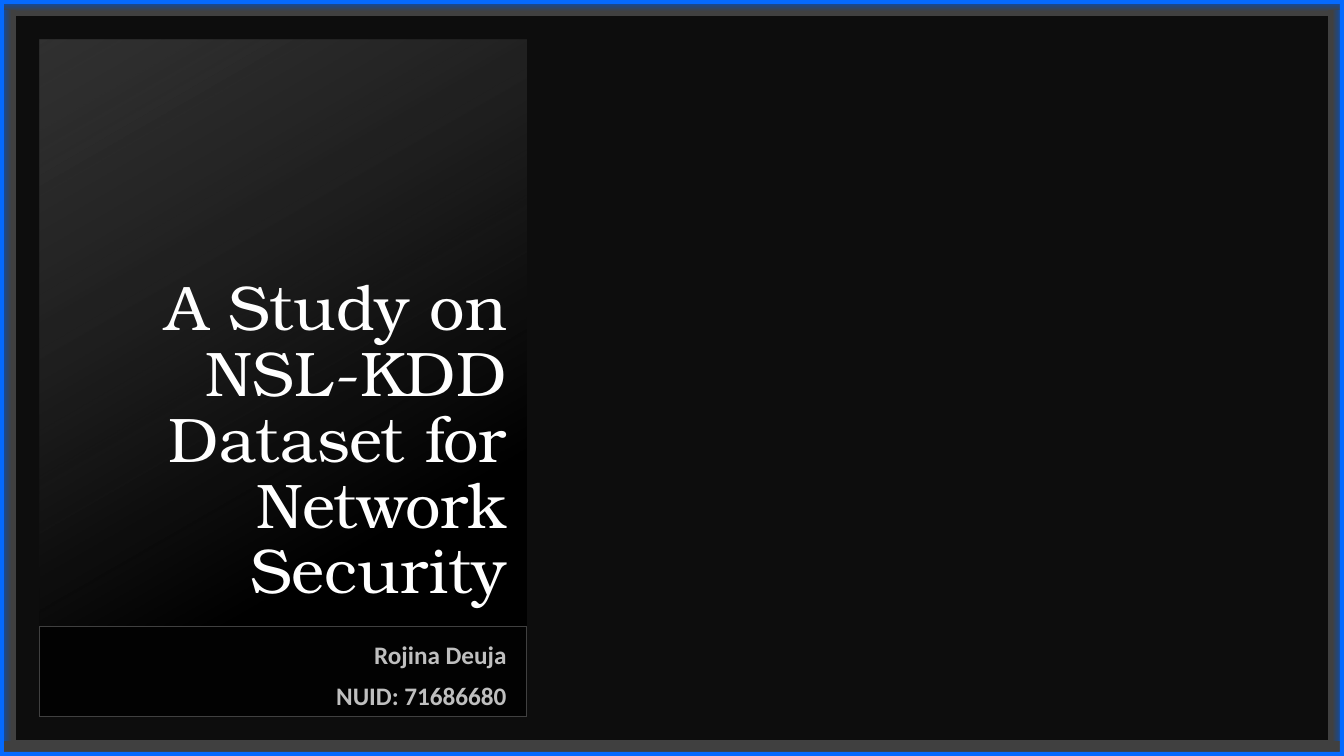
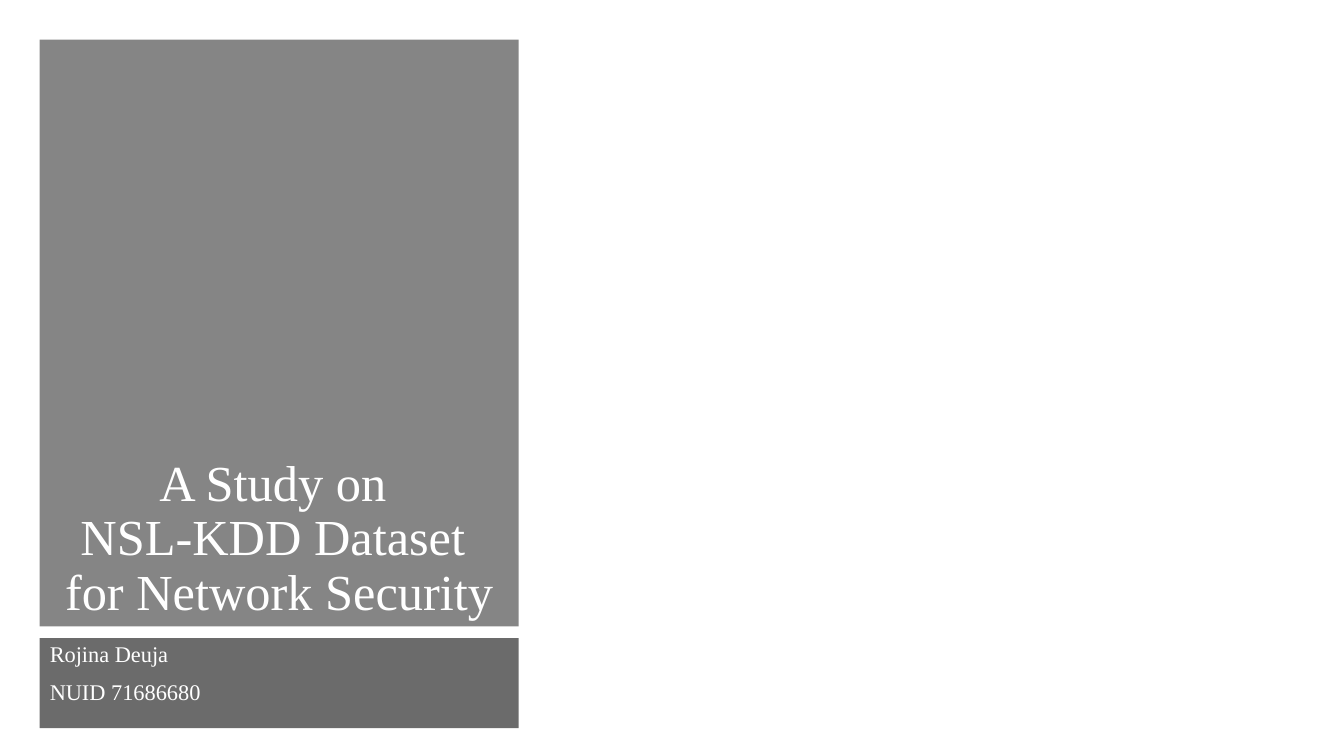
Before and after one commit to rojinadeuja/NSL-KDD-Network-Security, a slide deck: slide 1 of NSL_KDD_Network_Security_Analysis.pptx. Drawn at 1344x756 pixels with LibreOffice and Linux fonts; fonts in the diff are those of the drawing; background and template pictures are left out. Boxes give left, top, right and bottom in pixels: in the first picture for what was removed or moved away, otherwise in the second. Text is boxed around its words. In the diff, an @@ line names an element or a change of style, - is before the commit and + after.

Commit message:
Add title slide

```diff
--- a/NSL_KDD_Network_Security_Analysis.pptx
+++ b/NSL_KDD_Network_Security_Analysis.pptx
@@ rectangle removed at [0, 0, 1344, 16] @@
@@ rectangle removed at [0, 10, 16, 741] @@
@@ freeform shape removed at [0, 0, 1344, 756] @@
@@ rectangle removed at [1329, 10, 1344, 741] @@
@@ title "A Study on NSL-KDD Dataset ...": place and size @@
-title "A Study on NSL-KDD Dataset ..." at [39, 39, 526, 626]
+title "A Study on NSL-KDD Dataset ..." at [39, 39, 518, 626]
@@ title "A Study on NSL-KDD Dataset ..." at [39, 39, 518, 626]: size 45 to 36 pt, font TeX Gyre Bonum to Times New Roman; alignment right to centre; line spacing 47pt to 0.9; fill gradient #404040 to #000000 to #000000 at 48% opacity @@
@@ subtitle "Rojina Deuja": place and size @@
-subtitle "Rojina Deuja" at [39, 626, 526, 716]
+subtitle "Rojina Deuja" at [39, 638, 518, 728]
@@ subtitle "Rojina Deuja" at [39, 638, 518, 728]: fill #000000 at 80% opacity to #000000 at 58% opacity; outline #056AFF 0.75 pt to none @@
@@ subtitle at [50, 647, 168, 667]: size 18 to 16 pt, font Calibri to Times New Roman, text colour #BFBFBF to #FFFFFF, bold off in "Rojina Deuja"; alignment right to left @@
@@ subtitle at [50, 685, 200, 700]: text changed; size 18 to 16 pt; font Calibri to Times New Roman; text colour #BFBFBF to #FFFFFF; bold off @@
-NUID: 71686680
+NUID 71686680
@@ rectangle removed at [0, 740, 1344, 756] @@
```
Also in this commit, not shown: 10 slides removed.
